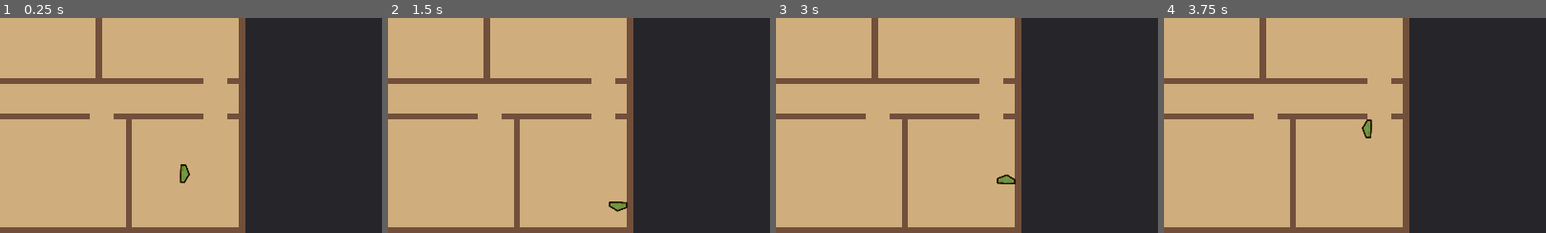
Above: before the commit, frames 1-4 (left to right).
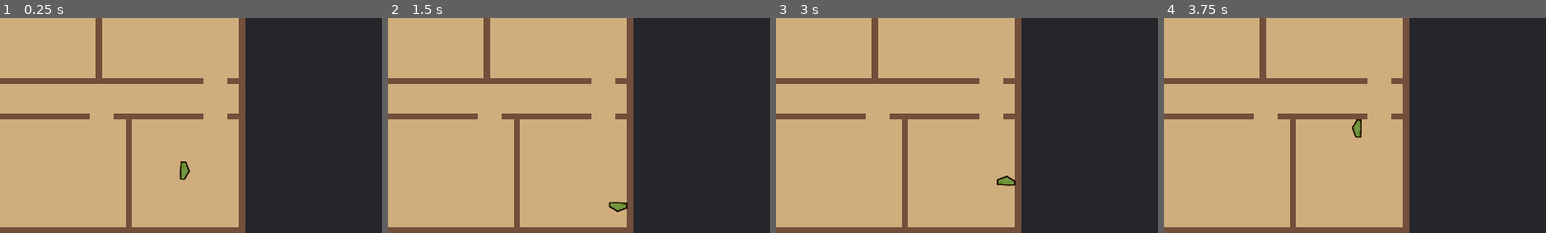
Above: after the commit, the same moments.

Repository: lmbarros/LD44-Minter
Game: Godot game, scene res://screens/GameScreen.tscn
Two runs of this game, one before a commit and one after it. Both use one fixed random seed, a clock stepped at 60 frames per second and the inputs below.
Inputs:
- Up to frame 1 (0.25 s): no input
- Up to frame 2 (1.5 s): tap Enter at 0.5 s; hold Right (right) 0.53-1.28 s; tap Space at 1.25 s; hold Down (down) from 1.28 s (still down)
- Up to frame 3 (3 s): tap Enter at 2 s; release Down (down) at 2.03 s; hold Right (right) 2.03-2.78 s; tap Space at 2.75 s; hold Up (up) from 2.78 s (still down)
- Up to frame 4 (3.75 s): release Up (up) at 3.53 s; hold Left (left) from 3.53 s (still down)
The pictures show only the part of the screen within x 46-96%, y 50-100%; the shares and areas given below are measured in that part.

The runs differ from the first frame. In frame 1, 0.1% of the frame differs, in the area x 47-50%, y 66-77%; in frame 2, less than 0.1%; in frame 3, 0.1%; in frame 4, 0.4%, in the area x 49-55%, y 47-56%.

Commit message:
Re-center player

Diff:
--- a/src/characters/Player.tscn
+++ b/src/characters/Player.tscn
@@ -7,10 +7,10 @@
 script = ExtResource( 1 )
 
 [node name="Sprite" type="Sprite" parent="."]
-position = Vector2( 0, 5.15572 )
 scale = Vector2( 0.5, 0.5 )
 texture = ExtResource( 2 )
 
 [node name="CollisionPolygon2D" type="CollisionPolygon2D" parent="."]
 visible = false
+position = Vector2( -0.0730972, -5.04373 )
 polygon = PoolVector2Array( 1.34271, -9.51961, 7.67252, 6.40696, -0.648098, 20.0875, -7.89673, 19.8833, -6.9779, -9.57066 )
